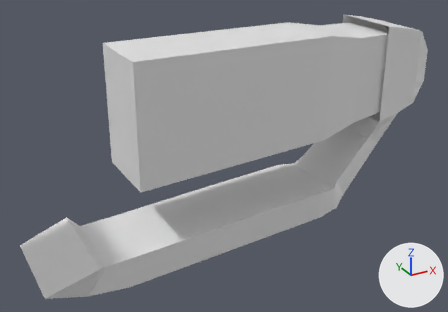
An edit to the Blender file Toys/10Min_mine/2024_07/0710_ChainSword_.blend, drawn before and after from the same camera.
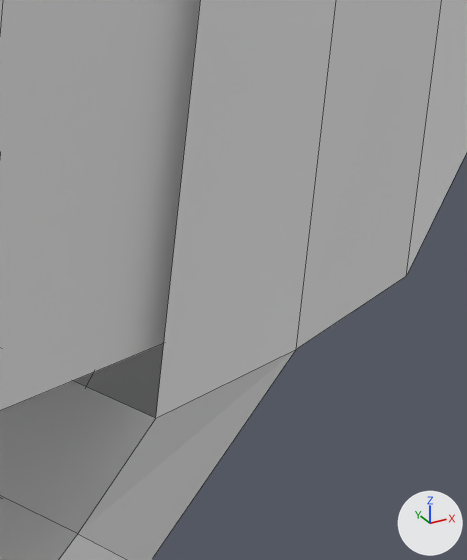
Each version appears first whole from a 50 mm lens placed at (2.422, -2.99, 0.707), pointed at (4.248, 0.33, -0.953), and next in a close-up on the part from 80% to 94% of the width and 21% to 45% of the height. Arrows for +X, +Y and +Z are at lower right; the lights stay in place. The close-ups show mesh edges as thin lines.

The older version as bpy lines, for what is in view:
```python
me_cube_002 = bpy.data.meshes.new('Cube.002')
me_cube_002.from_pydata(...)  # 28 vertices, 20 faces; spans x -1.0..0.81, y -0.22..0.0, z -0.35..0.35
me_cube_003 = bpy.data.meshes.new('Cube.003')
me_cube_003.from_pydata(...)  # 48 vertices, 34 faces; spans x -2.56..0.07, y -0.31..0.0, z -0.91..0.36
ob_cube_001 = bpy.data.objects.new('Cube.001', me_cube_002)
ob_cube_001.location = (4.4435, 0.0, -0.4299)
_m = ob_cube_001.modifiers.new('Mirror', 'MIRROR')
_m.use_axis = (False, True, False)
_m.use_clip = True
ob_cube_002 = bpy.data.objects.new('Cube.002', me_cube_003)
ob_cube_002.location = (5.4332, 0.0, -0.4299)
_m = ob_cube_002.modifiers.new('Mirror', 'MIRROR')
_m.use_axis = (False, True, False)
_m.use_clip = True
```
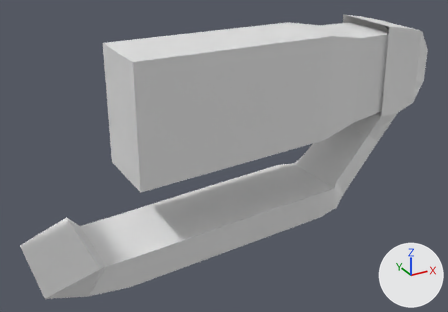
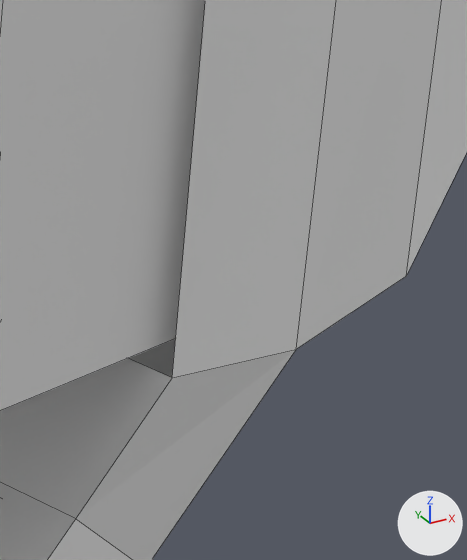
The change, as a diff of the scene's bpy script:
```diff
--- a/Toys/10Min_mine/2024_07/0710_ChainSword_.blend.py
+++ b/Toys/10Min_mine/2024_07/0710_ChainSword_.blend.py
@@ me_cube_003 @@
 me_cube_003.from_pydata(...)  # 48 vertices, 34 faces; spans x -2.56..0.07, y -0.31..0.0, z -0.91..0.36
 # used by ob_cube_002; location = (5.4332, 0.0, -0.4299)
-me_cube_003.vertices[5].co = (-0.36, -0.22, -0.25)  # pixel (155, 418)
-me_cube_003.vertices[10].co = (-0.36, 0.0, -0.25)
-me_cube_003.vertices[16].co = (-0.4, -0.17, -0.37)  # pixel (77, 533)
-me_cube_003.vertices[17].co = (-0.4, 0.0, -0.37)
+# me_cube_003 part 1
+me_cube_003.vertices[5].co = (-0.35, -0.22, -0.22)  # pixel (172, 377)
+me_cube_003.vertices[10].co = (-0.35, 0.0, -0.22)
+me_cube_003.vertices[16].co = (-0.4, -0.17, -0.35)  # pixel (75, 518)
+me_cube_003.vertices[17].co = (-0.4, 0.0, -0.35)
```

Where the change shows, as pixel boxes (x1, y1, x2, y2) in the close-ups (467 x 560 px; the box of a moved part takes in the faces that stretch with it):
part 1 of me_cube_003, moved or reshaped
    both: (0, 0, 295, 560)
